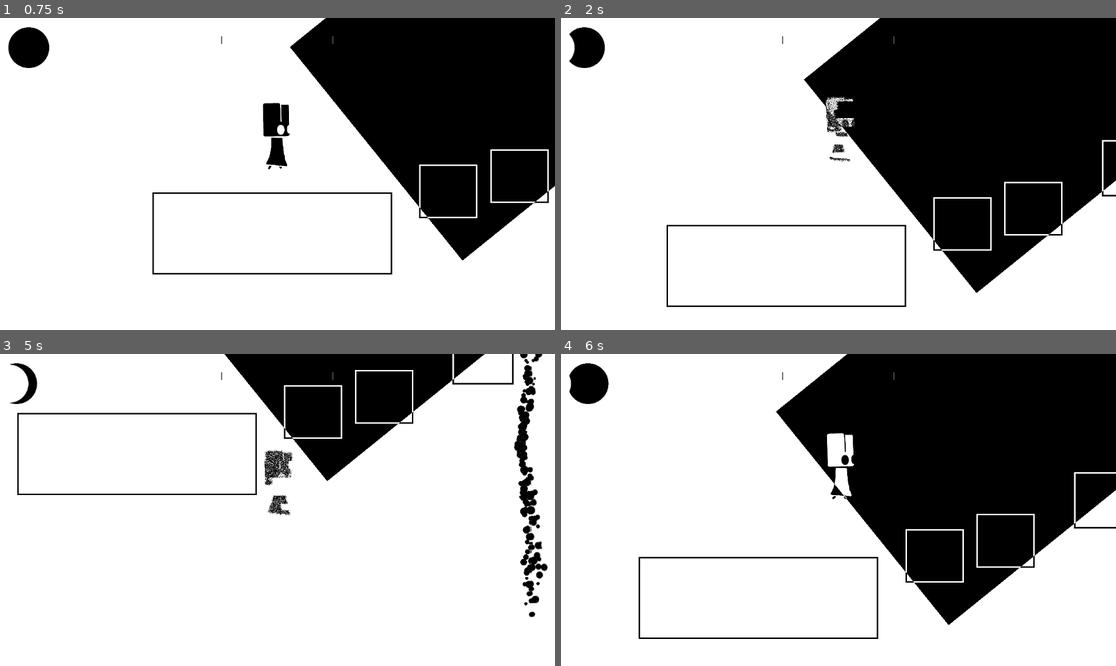
Above: before the commit, frames 1-4 (two rows, left to right).
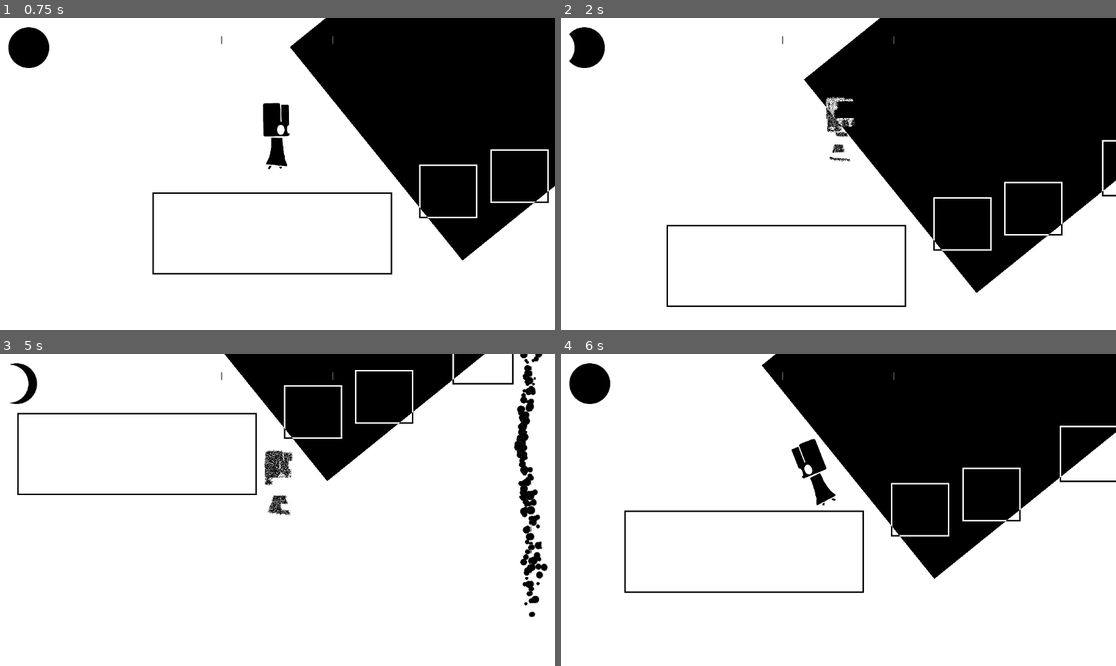
Above: after the commit, the same moments.

Repository: a-fun-gi/contrast
Game: Godot game, scene res://scenes/game_manager.tscn
Two runs of this game, one before a commit and one after it. Both use one fixed random seed, a clock stepped at 60 frames per second and the inputs below.
Inputs:
- Up to frame 1 (0.75 s): click "Play" at 0.5 s
- Up to frame 2 (2 s): tap Enter (ui_accept) at 1.25, 1.35 s; hold D (player_right) from 1.28 s (still down); tap W (player_jump) at 1.52, 1.55, 1.82 s
- Up to frame 3 (5 s): tap W (player_jump) at 2.1, 2.27, 2.57, 3.05, 3.77, 4.07, 4.35, 4.52, 4.82 s; tap Enter (ui_accept) at 2.3, 2.85, 3.6 s; release D (player_right) at 2.78 s; hold A (player_left) 2.78-3.53 s; hold D (player_right) from 3.53 s (still down)
- Up to frame 4 (6 s): release D (player_right) at 5.03 s; hold A (player_left) 5.03-5.78 s; tap Enter (ui_accept) at 5.1, 5.85 s; tap W (player_jump) at 5.27, 5.57 s; hold D (player_right) from 5.78 s (still down)

Frame 1 is identical in both runs. In frame 2, 0.2% of the frame differs, in the area x 47-53%, y 25-37%; in frame 3, 0.1%; in frame 4, 12%, in the area x 1-100%, y 0-92%.

Commit message:
add death logic (finally)

Diff:
--- a/godot/scenes/maingameloopmanager.gd
+++ b/godot/scenes/maingameloopmanager.gd
@@ -1,5 +1,5 @@
 extends Node
-
+@onready var player: CharacterBody2D = $"../player"
 var health = 6
 
 func _ready():
@@ -8,6 +8,8 @@
 func change_health(addend):
 	health += addend
 	print(health)
+	if health < 0:
+		player.die()
 	return health
 
 func _process(delta: float) -> void:
--- a/godot/scenes/player_2.gd
+++ b/godot/scenes/player_2.gd
@@ -11,55 +11,57 @@
 const JUMP_VELOCITY = -700.0
 
 var lastpos: Vector2
+var is_dead: bool = false
 
 func _ready() -> void:
-	print("i am alve...")
+	print("i am alive...")
 	lastpos = global_position
+	#die()
 	# glitch_toggle(true)
 
 func _physics_process(delta: float) -> void:
-	# Add the gravity.
-	if not is_on_floor():
-		velocity += get_gravity() * delta
-	#if is_on_floor():
-	#	lastpos = global_position
+	if not is_dead:
+		if not is_on_floor():
+			velocity += get_gravity() * delta
+		#if is_on_floor():
+		#	lastpos = global_position
 
-	# Handle jump.
-	if Input.is_action_just_pressed("player_jump") and is_on_floor():
-		velocity.y = JUMP_VELOCITY
+		# Handle jump.
+		if Input.is_action_just_pressed("player_jump") and is_on_floor():
+			velocity.y = JUMP_VELOCITY
 
-	if Input.is_action_just_pressed("ui_accept"):
-		loop_manager.change_health(-1)
+		if Input.is_action_just_pressed("ui_accept"):
+			loop_manager.change_health(-1)
 
-	# Get the input direction and handle the movement/deceleration.
-	# As good practice, you should replace UI actions with custom gameplay actions.
-	var direction := Input.get_axis("player_left", "player_right")
-	if direction > 0:
-		visuals.scale.x = 1
-	elif direction < 0:
-		visuals.scale.x = -1
-	if is_on_floor():
-		if direction == 0:
-			animation_player.play("rest")
+		# Get the input direction and handle the movement/deceleration.
+		# As good practice, you should replace UI actions with custom gameplay actions.
+		var direction := Input.get_axis("player_left", "player_right")
+		if direction > 0:
+			visuals.scale.x = 1
+		elif direction < 0:
+			visuals.scale.x = -1
+		if is_on_floor():
+			if direction == 0:
+				animation_player.play("rest")
+			else:
+				animation_player.play("walk")
 		else:
-			animation_player.play("walk")
-	else:
-		animation_player.play("jump")
+			animation_player.play("jump")
 
-	if direction:
-		velocity.x = direction * SPEED
-	else:
-		velocity.x = move_toward(velocity.x, 0, SPEED)
+		if direction:
+			velocity.x = direction * SPEED
+		else:
+			velocity.x = move_toward(velocity.x, 0, SPEED)
 
-	move_and_slide()
-	if is_on_floor():
-		for i in range(get_slide_collision_count()):
-			var collision = get_slide_collision(i)
-			var collider = collision.get_collider()
+		move_and_slide()
+		if is_on_floor():
+			for i in range(get_slide_collision_count()):
+				var collision = get_slide_collision(i)
+				var collider = collision.get_collider()
 
-			if collider is StaticBody2D:
-				lastpos = global_position
-				break
+				if collider is StaticBody2D:
+					lastpos = global_position
+					break
 
 func reset():
 	global_position = lastpos
@@ -81,3 +83,11 @@
 	if body is CharacterBody2D:
 		print('exited unstable area')
 		unstable = false
+
+func die():
+	velocity = Vector2.ZERO
+	is_dead = true
+	animation_player.play("dies")
+	print("aaarrararghghh")
+	await get_tree().create_timer(2).timeout
+	GameManager.quit_to_main_menu()
--- a/godot/scenes/player_2.tscn
+++ b/godot/scenes/player_2.tscn
@@ -297,6 +297,178 @@
 "transitions": PackedFloat32Array(1),
 "update": 0,
 "values": [1.5714879]
+}
+tracks/24/type = "value"
+tracks/24/imported = false
+tracks/24/enabled = true
+tracks/24/path = NodePath("visuals/polygons/head:material:shader_parameter/fade_amount")
+tracks/24/interp = 1
+tracks/24/loop_wrap = true
+tracks/24/keys = {
+"times": PackedFloat32Array(0),
+"transitions": PackedFloat32Array(1),
+"update": 0,
+"values": [1.0]
+}
+tracks/25/type = "value"
+tracks/25/imported = false
+tracks/25/enabled = true
+tracks/25/path = NodePath("visuals/polygons/head:instance_shader_parameters/enable_shader")
+tracks/25/interp = 1
+tracks/25/loop_wrap = true
+tracks/25/keys = {
+"times": PackedFloat32Array(0),
+"transitions": PackedFloat32Array(1),
+"update": 1,
+"values": [false]
+}
+tracks/26/type = "value"
+tracks/26/imported = false
+tracks/26/enabled = true
+tracks/26/path = NodePath("visuals/polygons/leg1:instance_shader_parameters/enable_shader")
+tracks/26/interp = 1
+tracks/26/loop_wrap = true
+tracks/26/keys = {
+"times": PackedFloat32Array(0),
+"transitions": PackedFloat32Array(1),
+"update": 1,
+"values": [false]
+}
+tracks/27/type = "value"
+tracks/27/imported = false
+tracks/27/enabled = true
+tracks/27/path = NodePath("visuals/polygons/leg2:instance_shader_parameters/enable_shader")
+tracks/27/interp = 1
+tracks/27/loop_wrap = true
+tracks/27/keys = {
+"times": PackedFloat32Array(0),
+"transitions": PackedFloat32Array(1),
+"update": 1,
+"values": [false]
+}
+tracks/28/type = "value"
+tracks/28/imported = false
+tracks/28/enabled = true
+tracks/28/path = NodePath("visuals/polygons/torso:instance_shader_parameters/enable_shader")
+tracks/28/interp = 1
+tracks/28/loop_wrap = true
+tracks/28/keys = {
+"times": PackedFloat32Array(0),
+"transitions": PackedFloat32Array(1),
+"update": 1,
+"values": [false]
+}
+tracks/29/type = "value"
+tracks/29/imported = false
+tracks/29/enabled = true
+tracks/29/path = NodePath("visuals:position")
+tracks/29/interp = 1
+tracks/29/loop_wrap = true
+tracks/29/keys = {
+"times": PackedFloat32Array(0),
+"transitions": PackedFloat32Array(1),
+"update": 0,
+"values": [Vector2(0, 0)]
+}
+tracks/30/type = "value"
+tracks/30/imported = false
+tracks/30/enabled = true
+tracks/30/path = NodePath("visuals:rotation")
+tracks/30/interp = 1
+tracks/30/loop_wrap = true
+tracks/30/keys = {
+"times": PackedFloat32Array(0),
+"transitions": PackedFloat32Array(1),
+"update": 0,
+"values": [0.0]
+}
+
+[sub_resource type="Animation" id="Animation_0mr0g"]
+resource_name = "dies"
+length = 2.0
+tracks/0/type = "value"
+tracks/0/imported = false
+tracks/0/enabled = true
+tracks/0/path = NodePath("visuals/polygons/head:material:shader_parameter/fade_amount")
+tracks/0/interp = 1
+tracks/0/loop_wrap = true
+tracks/0/keys = {
+"times": PackedFloat32Array(0, 2),
+"transitions": PackedFloat32Array(1, 1),
+"update": 0,
+"values": [1.0, 0.0]
+}
+tracks/1/type = "value"
+tracks/1/imported = false
+tracks/1/enabled = true
+tracks/1/path = NodePath("visuals/polygons/head:instance_shader_parameters/enable_shader")
+tracks/1/interp = 1
+tracks/1/loop_wrap = true
+tracks/1/keys = {
+"times": PackedFloat32Array(0),
+"transitions": PackedFloat32Array(1),
+"update": 1,
+"values": [true]
+}
+tracks/2/type = "value"
+tracks/2/imported = false
+tracks/2/enabled = true
+tracks/2/path = NodePath("visuals/polygons/leg1:instance_shader_parameters/enable_shader")
+tracks/2/interp = 1
+tracks/2/loop_wrap = true
+tracks/2/keys = {
+"times": PackedFloat32Array(0),
+"transitions": PackedFloat32Array(1),
+"update": 1,
+"values": [true]
+}
+tracks/3/type = "value"
+tracks/3/imported = false
+tracks/3/enabled = true
+tracks/3/path = NodePath("visuals/polygons/leg2:instance_shader_parameters/enable_shader")
+tracks/3/interp = 1
+tracks/3/loop_wrap = true
+tracks/3/keys = {
+"times": PackedFloat32Array(0),
+"transitions": PackedFloat32Array(1),
+"update": 1,
+"values": [true]
+}
+tracks/4/type = "value"
+tracks/4/imported = false
+tracks/4/enabled = true
+tracks/4/path = NodePath("visuals/polygons/torso:instance_shader_parameters/enable_shader")
+tracks/4/interp = 1
+tracks/4/loop_wrap = true
+tracks/4/keys = {
+"times": PackedFloat32Array(0),
+"transitions": PackedFloat32Array(1),
+"update": 1,
+"values": [true]
+}
+tracks/5/type = "value"
+tracks/5/imported = false
+tracks/5/enabled = true
+tracks/5/path = NodePath("visuals:position")
+tracks/5/interp = 1
+tracks/5/loop_wrap = true
+tracks/5/keys = {
+"times": PackedFloat32Array(0, 2),
+"transitions": PackedFloat32Array(1, 1),
+"update": 0,
+"values": [Vector2(0, 0), Vector2(-183, 0)]
+}
+tracks/6/type = "value"
+tracks/6/imported = false
+tracks/6/enabled = true
+tracks/6/path = NodePath("visuals:rotation")
+tracks/6/interp = 1
+tracks/6/loop_wrap = true
+tracks/6/keys = {
+"times": PackedFloat32Array(0, 2),
+"transitions": PackedFloat32Array(1, 1),
+"update": 0,
+"values": [0.0, -1.5707964]
 }
 
 [sub_resource type="Animation" id="Animation_oc1kf"]
@@ -968,6 +1140,7 @@
 [sub_resource type="AnimationLibrary" id="AnimationLibrary_s551d"]
 _data = {
 &"RESET": SubResource("Animation_s551d"),
+&"dies": SubResource("Animation_0mr0g"),
 &"jump": SubResource("Animation_oc1kf"),
 &"rest": SubResource("Animation_yjax8"),
 &"walk": SubResource("Animation_l6tho")
@@ -994,7 +1167,7 @@
 [node name="torso" type="Bone2D" parent="visuals/main body" unique_id=1184298761]
 position = Vector2(72, 64)
 rotation = 1.5771601
-scale = Vector2(0.9999994, 0.9999994)
+scale = Vector2(0.99999934, 0.99999934)
 rest = Transform2D(-0.0063636936, 0.99997973, -0.99997973, -0.0063636936, 72, 64)
 
 [node name="head" type="Bone2D" parent="visuals/main body/torso" unique_id=844424996]
@@ -1028,7 +1201,7 @@
 [node name="legl2" type="Bone2D" parent="visuals/main body/torso/leg_l" unique_id=237675192]
 position = Vector2(13.999718, -0.08909554)
 rotation = 0.4638267
-scale = Vector2(0.9999991, 0.9999991)
+scale = Vector2(0.9999986, 0.9999986)
 rest = Transform2D(1, 0, 0, 1, 13.999718, -0.08909554)
 
 [node name="leg_r" type="Bone2D" parent="visuals/main body/torso" unique_id=2024531336]
